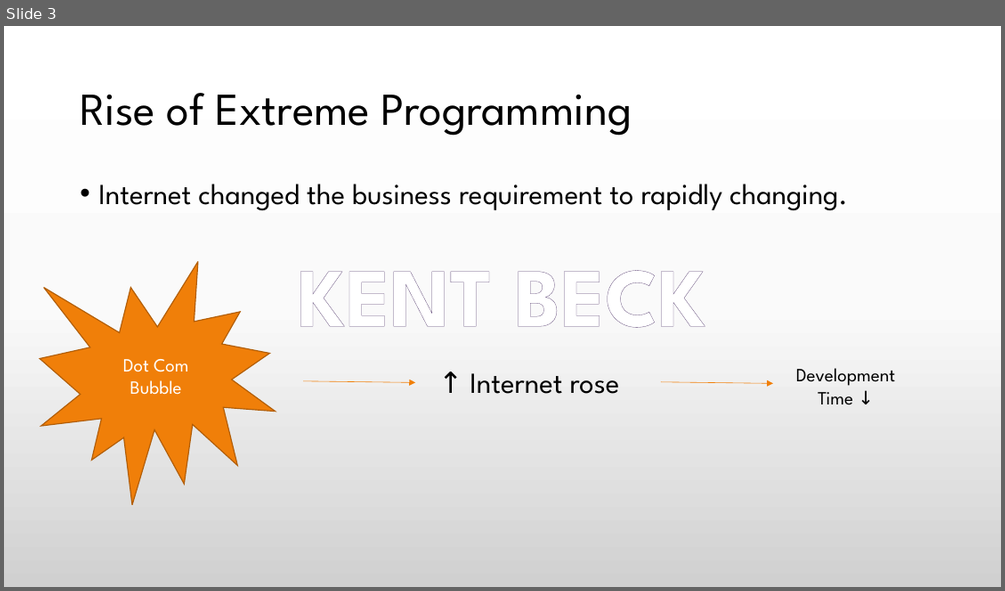
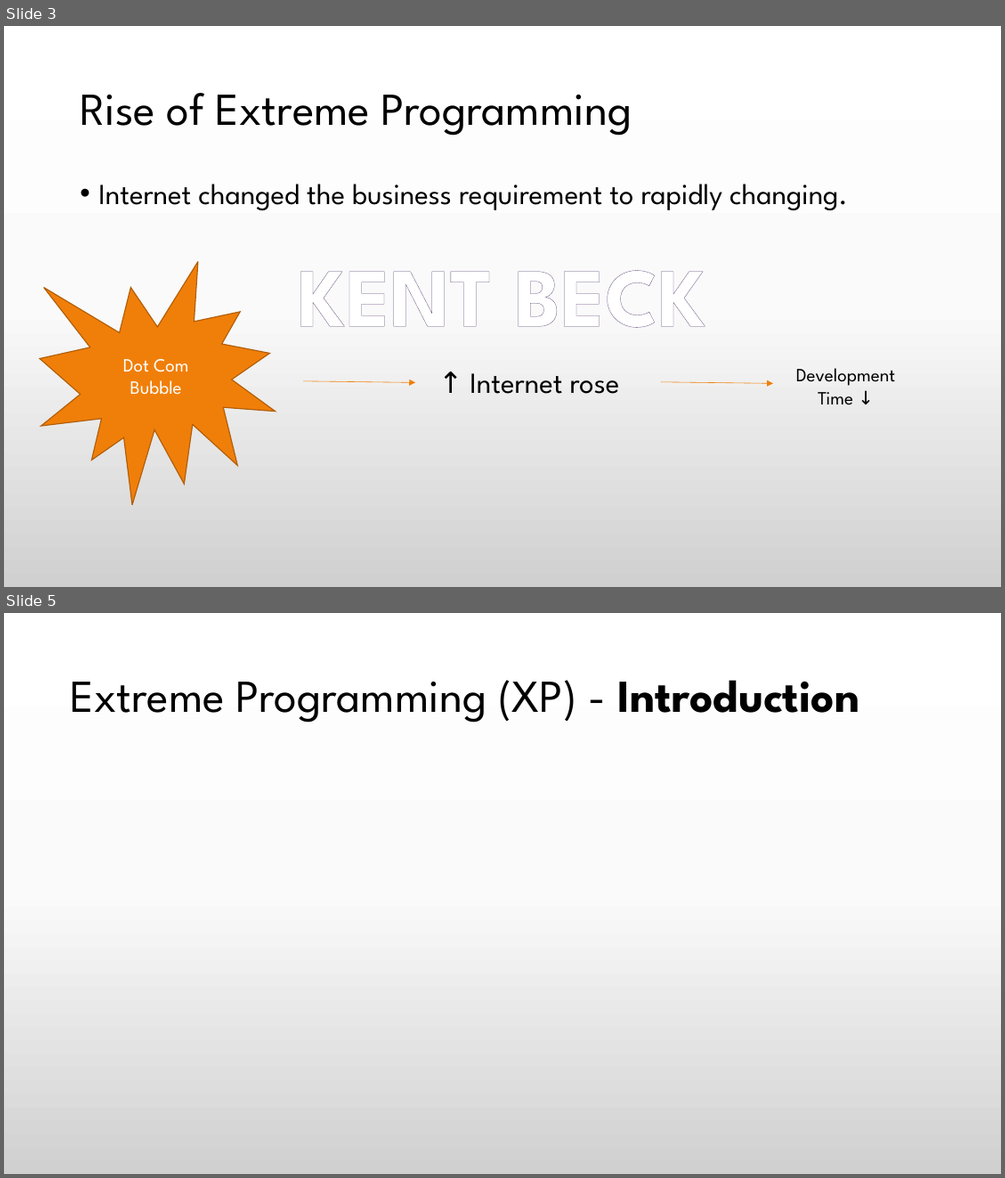
Before and after one commit to praash47/aasn-iii, a slide deck: extreme_programming.pptx. Shown one above the other, each under a label of ours: slide 3 before the commit, slides 3 and 5 after it; the slides between them are not shown. The pictures are 1005x591 and 1005x1178 pixels, drawn with LibreOffice and Linux fonts; fonts in the diff are those of the drawing. Boxes give left, top, right and bottom in pixels: in the first picture for what was removed or moved away, otherwise in the second. Text is boxed around its words. In the diff, an @@ line names an element or a change of style, - is before the commit and + after.

Commit message:
added more content
- added classification of extreme programming

```diff
--- a/extreme_programming.pptx
+++ b/extreme_programming.pptx
@@ slide 5 added at box(4, 613, 1001, 1174), background gradient #FFFFFF to #FBFBFB to #D1D1D1 @@
@@ title added at box(70, 680, 859, 722), 44 pt, text #000000 @@
+Extreme Programming (XP) - Introduction
```
Also in this commit, not shown: 1 other slide added.
